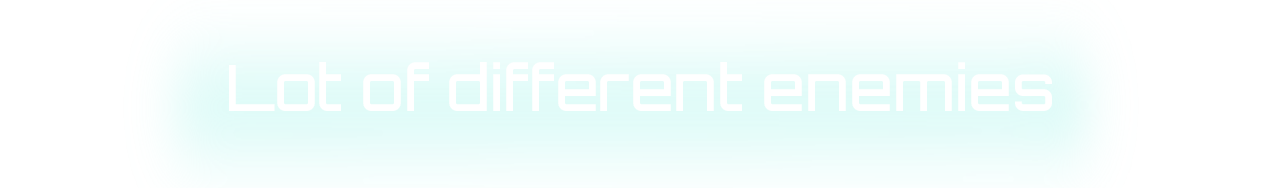
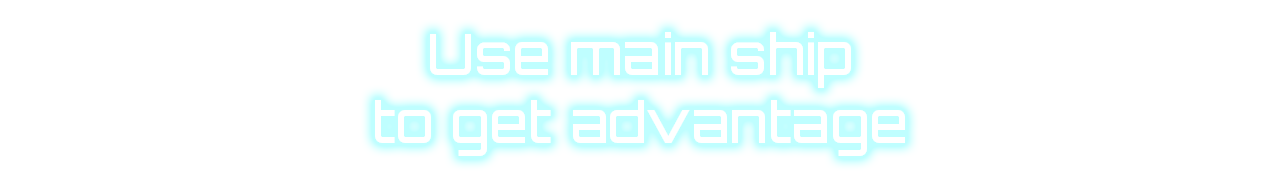
The second 1280x188 image is a revision of the first. Changes to its layers:
added layer "Use main ship" above "Unleash the full power of your fleet" over (375, 32, 905, 156)
hid "Many different enemies", painted on it over (141, 62, 1121, 126)
hid "Слой 3 копия" over (141, 2, 1121, 188)
